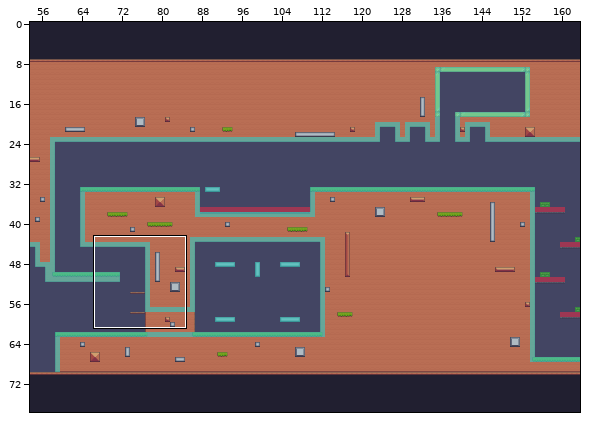
An edit to a level. Tiled map, Output/Assets/maps/level1.tmx. Above: a wide view before the commit, with the close-up outlined.
Close-up. Before the edit:
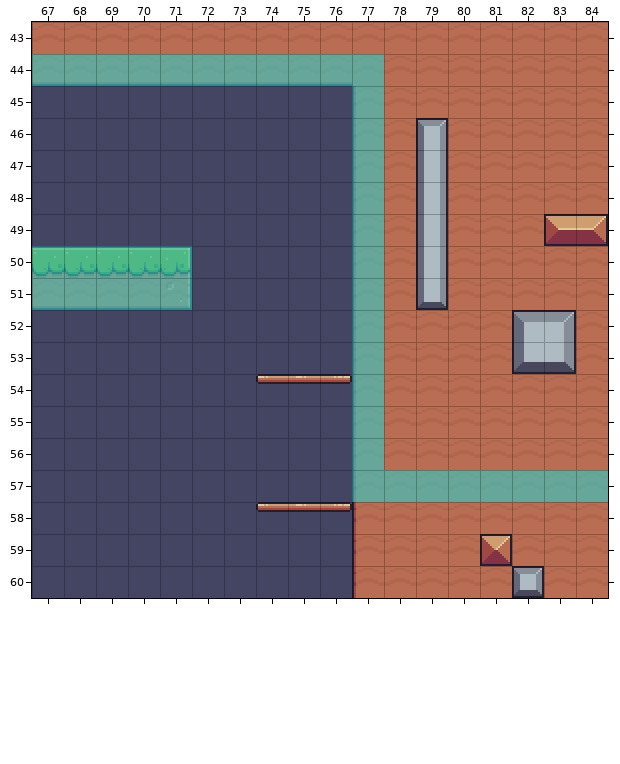
Cells are 16x16 px. Shown: x 67..84, y 43..60. The commit also changed other parts of the map, which this record leaves out. Tiles whose own drawing changed are shown in their newer look in all pictures.
The result:
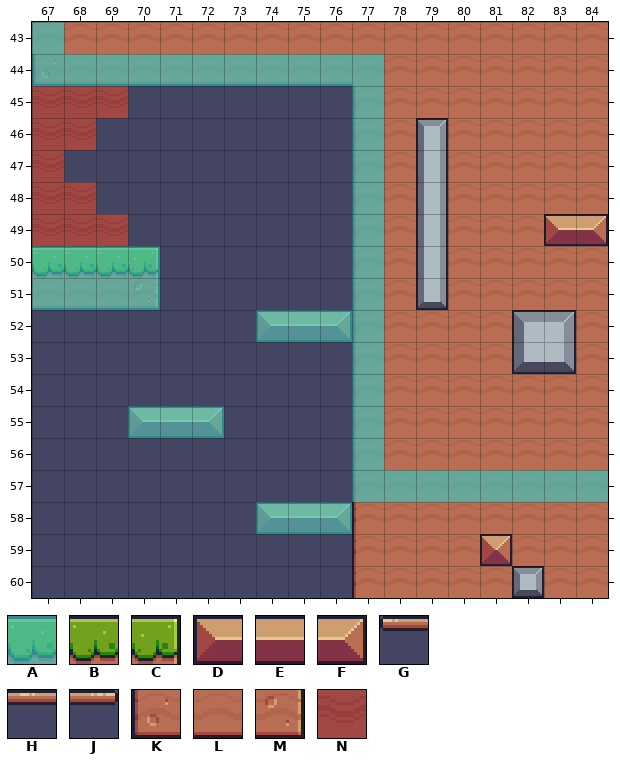
Key: from "colliderColors": A 1; from "platforms": B 7, C 8, D 12, E 13, F 14, G 39, H 40, J 41, K 50, L 51, M 52, N 117.
_ is an empty cell.
Tiles of an added or newly shown layer are drawn over the layers below it.
See-through tiles are keyed as they look on the map.
What changed:
Layer "Background" (added):
y 45: x 67..69 ___ -> NNN
y 46: x 67..68 __ -> NN
y 47: x 67 _ -> N
y 48: x 67..68 __ -> NN
y 49: x 67..69 ___ -> NNN
Layer "Foreground":
y 44: x 67 L -> K
y 50: x 70..71 BC -> C_
y 51: x 70..71 LM -> M_
y 52: x 74..76 ___ -> DEF
y 54: x 74..76 GHJ -> ___
y 55: x 70..72 ___ -> DEF
y 58: x 74..76 GHJ -> DEF
Layer "groundColliders":
y 43: x 67 _ -> A
y 50..51: x 71 A -> _
y 52: x 74..76 ___ -> AAA
y 55: x 70..72 ___ -> AAA
y 58: x 74..76 ___ -> AAA
Changed places in both close-ups, as pixel boxes (x1, y1, x2, y2):
changed: (32, 22, 192, 310)
added: (256, 310, 352, 342)
removed: (256, 374, 352, 384)
added: (128, 406, 224, 438)
changed: (256, 502, 352, 534)
